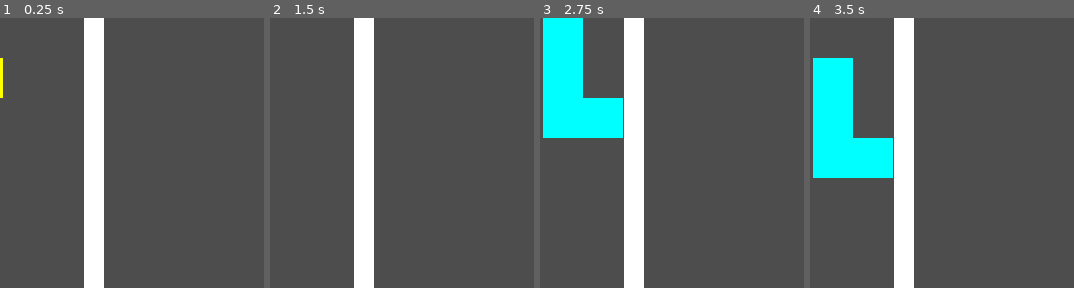
Above: before the commit, frames 1-4 (left to right).
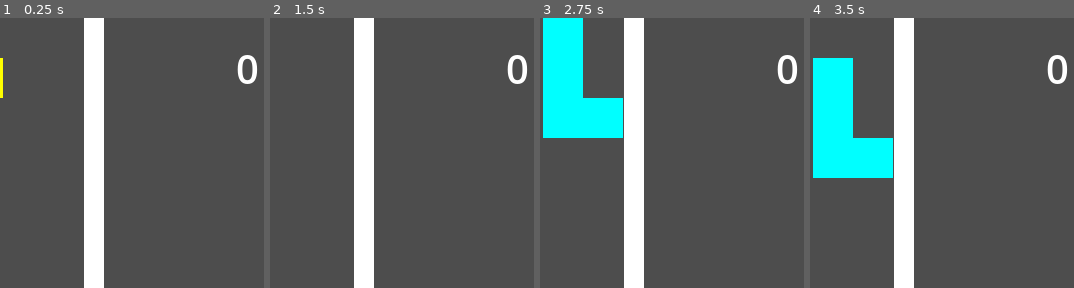
Above: after the commit, the same moments.

Repository: hsv-ya/Tetris2D
Game: Godot game, scene res://ui.tscn
Two runs of this game, one before a commit and one after it. Both use one fixed random seed, a clock stepped at 60 frames per second and the inputs below.
Inputs:
- Up to frame 1 (0.25 s): no input
- Up to frame 2 (1.5 s): tap Enter (ui_text_newline) at 0.5, 1.35 s; hold Right (ui_right) 0.53-1.28 s; hold Enter (ui_text_newline) 0.53-1.28 s; hold Space (quick_down) from 1.28 s (still down)
- Up to frame 3 (2.75 s): release Space (quick_down) at 2.03 s; hold Right (ui_right) from 2.03 s (still down); hold Enter (ui_text_newline) from 2.03 s (still down)
- Up to frame 4 (3.5 s): release Right (ui_right) at 2.78 s; release Enter (ui_text_newline) at 2.78 s; hold Up (ui_up) from 2.78 s (still down); tap Enter (ui_text_newline) at 2.85 s
The pictures show only the part of the screen within x 50-100%, y 0-50%; the shares and areas given below are measured in that part.

The runs differ from the first frame. In frame 1, 0.5% of the frame differs, in the area x 89-98%, y 13-25%; in frame 2, 0.5%; in frame 3, 0.5%; in frame 4, 0.5%.

Commit message:
Add scoring

Diff:
--- a/project.godot
+++ b/project.godot
@@ -14,11 +14,10 @@
 config/description="Easy Tetris 2D - written in Godot 4.3
 
 TODO
- - add scoring
  - add an increase in falling speed
  - add release for smartphones
 "
-config/version="0.1.3.0"
+config/version="0.1.4.0"
 run/main_scene="res://ui.tscn"
 config/features=PackedStringArray("4.3", "GL Compatibility")
 config/icon="res://icon.svg"
--- a/ui.gd
+++ b/ui.gd
@@ -14,6 +14,7 @@
 var tiles = [tile1, tile2, tile3, tile4, tile5, tile6, tile7]
 var tiles_size = tiles.size()
 
+var tek_score: int = 0 : set = set_score
 var tek_x: int = 0
 var tek_y: int = 0
 var tek_r: int = 0
@@ -47,6 +48,7 @@
 @onready var game_over = $GameOver
 @onready var tiles_cube = $Tiles/Cube
 @onready var control_tiles = $Tiles
+@onready var score = $Score
 
 var bits: Array = [ # 13x8
 	[null, null, null, null, null, null, null, null],
@@ -122,8 +124,13 @@
 			return
 		show_tile()
 
+func set_score(new_score) -> void:
+	tek_score = new_score
+	score.text = str(tek_score)
+
 func new_game() -> void:
 	game_over.visible = false
+	tek_score = 0
 
 	for ix in range(max_cols):
 		for iy in range(max_rows):
@@ -205,6 +212,7 @@
 	while del_line:
 		del_line = get_full_line()
 		if del_line:
+			tek_score += 1
 			for ix in range(max_cols):
 				var node = bits[del_line - 1][ix]
 				bits[del_line - 1][ix] = null
--- a/ui.tscn
+++ b/ui.tscn
@@ -82,4 +82,14 @@
 New game"
 horizontal_alignment = 1
 
+[node name="Score" type="Label" parent="."]
+layout_mode = 0
+offset_left = 206.0
+offset_top = -247.0
+offset_right = 336.0
+offset_bottom = -192.0
+theme_override_font_sizes/font_size = 40
+text = "0"
+horizontal_alignment = 2
+
 [connection signal="timeout" from="Timer" to="." method="_on_timer_timeout"]
